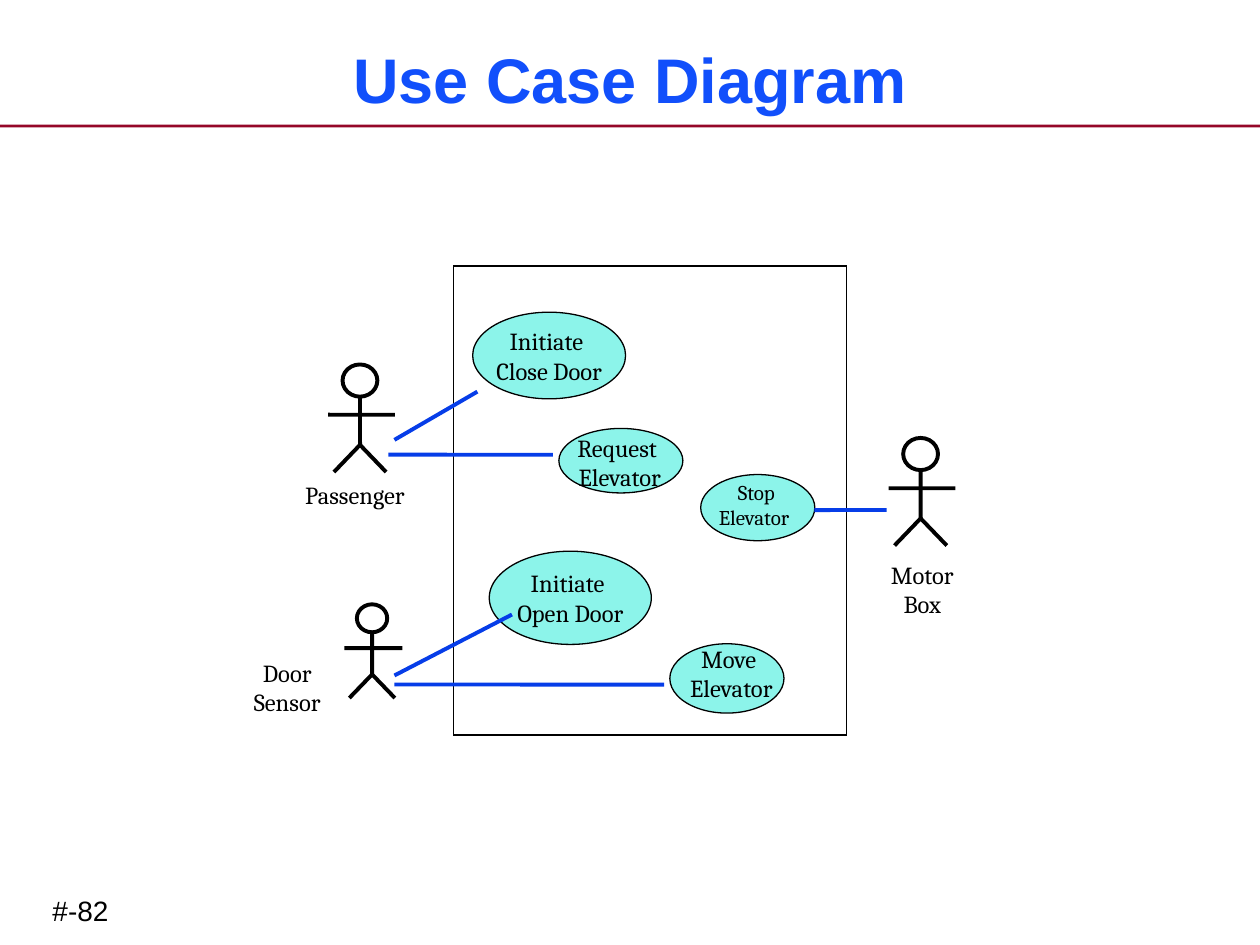
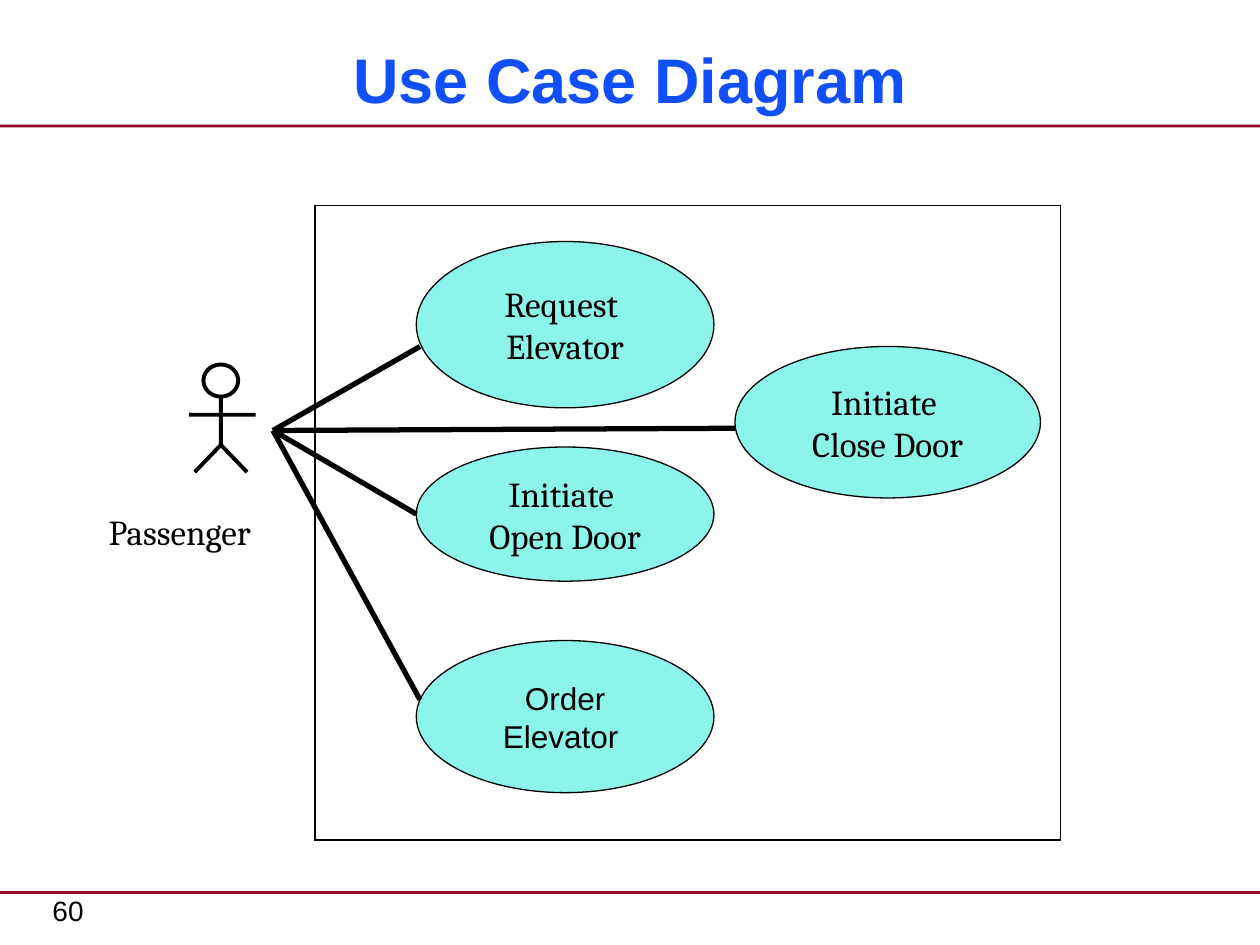
Before and after one commit to xtuml/training, a slide deck: slide 60 of courses/xtUML-Modeling/Requirements-Clarification/RequirementsClarification-CourseSlides.pptx (slide 78 before the commit). Drawn at 1260x945 pixels with LibreOffice and Linux fonts; fonts in the diff are those of the drawing. Boxes give left, top, right and bottom in pixels: in the first picture for what was removed or moved away, otherwise in the second. Text is boxed around its words. In the diff, an @@ line names an element or a change of style, - is before the commit and + after.

```diff
--- a/courses/xtUML-Modeling/Requirements-Clarification/RequirementsClarification-CourseSlides.pptx
+++ b/courses/xtUML-Modeling/Requirements-Clarification/RequirementsClarification-CourseSlides.pptx
@@ rectangle: place and size @@
-rectangle at <box>454,266,847,735</box>
+rectangle at <box>315,205,1061,840</box>
@@ ellipse "Request": place and size @@
-ellipse "Request" at <box>577,434,661,492</box>
+ellipse "Request" at <box>416,242,713,408</box>
@@ line added from (273, 431) to (420, 346), #000000 3 pt @@
@@ size 14 to 20 pt; fill none to #8CF4EA; outline none to #000000 0.75 pt in 3 elements at <box>416,447,713,581</box>, <box>416,242,713,408</box>, <box>735,346,1040,498</box> @@
@@ ellipse "Initiate": place and size @@
-ellipse "Initiate" at <box>496,333,602,380</box>
+ellipse "Initiate" at <box>735,346,1040,498</box>
@@ 4 lines, 1 ellipse: place and size @@
-4 lines, 1 ellipse at <box>328,364,394,472</box>
+4 lines, 1 ellipse at <box>189,364,256,472</box>
@@ line added from (273, 431) to (416, 514), #000000 3 pt @@
@@ line added from (273, 431) to (735, 428), #000000 3 pt @@
@@ line added from (273, 431) to (420, 699), #000000 3 pt @@
@@ ellipse "Initiate": place and size @@
-ellipse "Initiate" at <box>517,575,624,627</box>
+ellipse "Initiate" at <box>416,447,713,581</box>
@@ text "Passenger": place and size @@
-text "Passenger" at <box>305,487,404,510</box>
+text "Passenger" at <box>109,521,251,553</box>
@@ text "Passenger" at <box>109,521,251,553</box>: size 14 to 20 pt @@
@@ group removed at <box>888,438,955,546</box>: 4 lines, 1 ellipse @@
@@ group removed at <box>388,312,887,713</box>: 5 ellipses, 5 lines, 2 texts @@
-Move
-Elevator
-Stop
-Elevator
@@ text removed at <box>891,567,954,613</box> @@
-Motor Box
@@ group removed at <box>344,605,402,698</box>: 4 lines, 1 ellipse @@
@@ ellipse added at <box>416,640,713,793</box>, fill #8CF4EA, outline #000000 0.75 pt, 18 pt, text #000000 @@
+Order Elevator
@@ text removed at <box>254,665,321,711</box> @@
-Door Sensor
@@ line added from (0, 892) to (1260, 892), #950728 1.5 pt @@
@@ page number at <box>52,901,83,922</box>: text changed @@
-#-82
+60
```
Also in this commit, not shown: 124 other slides changed, 9 slides added, 33 slides removed.
